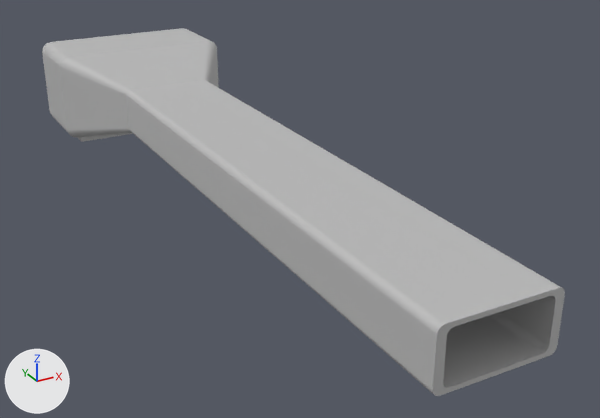
One commit to the FBX model Gingerbread Hag/Assets/3D Models/Oven Closed.fbx: the scene before it, then after it.
Rendered twice from a 50 mm lens placed at (-0.0589, -0.2701, 0.0848), pointed at (0.0317, -0.1055, 0.0025). The axes (+X, +Y, +Z) are drawn at lower left. The lights are the same throughout. Where no turn or scale is listed for an object, it has been applied to the vertices. Vertices at the same position are counted once.
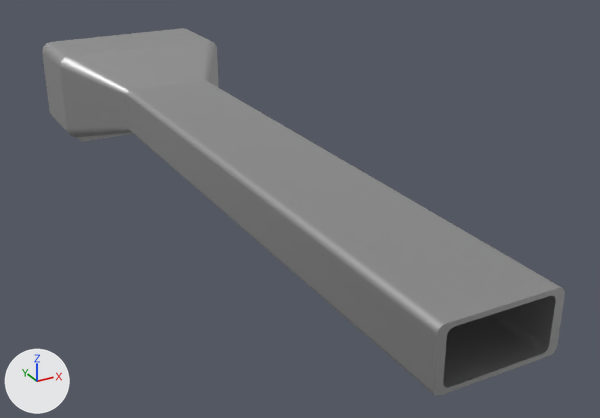
Pixel boxes (x1, y1, x2, y2) of what changed, in the pictures (600 x 418 px; the box of a moved part takes in the faces that stretch with it):
'Object_1', recoloured: (126, 80, 565, 396) in both
'Object_4', recoloured: (42, 28, 210, 132) in both
'Object_8', recoloured: (60, 68, 129, 129) in both
part 1 of me_object_5, moved or reshaped: (70, 41, 207, 90) in both

The change, as a diff of the scene's bpy script:
```diff
--- a/Gingerbread Hag/Assets/3D Models/Oven Closed.fbx.py
+++ b/Gingerbread Hag/Assets/3D Models/Oven Closed.fbx.py
@@ mat_material_2_001 @@
+mat_material_2_001 = principled_material('Material_2.001')
+mat_material_2_001.base_color = (0.502, 0.502, 0.502)  # grey #bcbcbc
+mat_material_2_001.metallic = 1.0
+mat_material_2_001.roughness = 0.553
@@ me_object_4 @@
 me_object_4.from_pydata(...)  # 118 vertices, 195 faces; spans x -0.004..0.0468, y -0.0222..0.0, z 0.0016..0.027
-me_object_4.materials.append(mat_material_2)  # grey #bcbcbc
+me_object_4.materials.append(mat_material_2_001)  # grey #bcbcbc
@@ me_object_5 @@
 # used by ob_object_5; location = (0.0, 0.0, 0.0)
-me_object_5.from_pydata(...)  # 24 vertices, 14 faces; spans x -0.0008..0.0436, y -0.0444..-0.0222, z 0.0206..0.027
-me_object_5.materials.append(mat_material_2)  # grey #bcbcbc
+me_object_5.from_pydata(...)  # 24 vertices, 14 faces; spans x -0.0008..0.0436, y -0.0445..-0.0222, z 0.0206..0.027
+# me_object_5 part 1
+# 14 faces are deleted
+# 14 new faces join them
+me_object_5.materials.append(mat_material_2_001)  # grey #bcbcbc
@@ me_object_8 @@
 me_object_8.from_pydata(...)  # 24 vertices, 14 faces; spans x -0.004..0.0087, y -0.0444..-0.0222, z 0.0048..0.0238
-me_object_8.materials.append(mat_material_2)  # grey #bcbcbc
+me_object_8.materials.append(mat_material_2_001)  # grey #bcbcbc
@@ me_object_1 @@
 me_object_1.from_pydata(...)  # 112 vertices, 168 faces; spans x 0.0087..0.0341, y -0.1886..-0.0444, z 0.0079..0.0206
-me_object_1.materials.append(mat_material_2)  # grey #bcbcbc
+me_object_1.materials.append(mat_material_2_001)  # grey #bcbcbc
```
